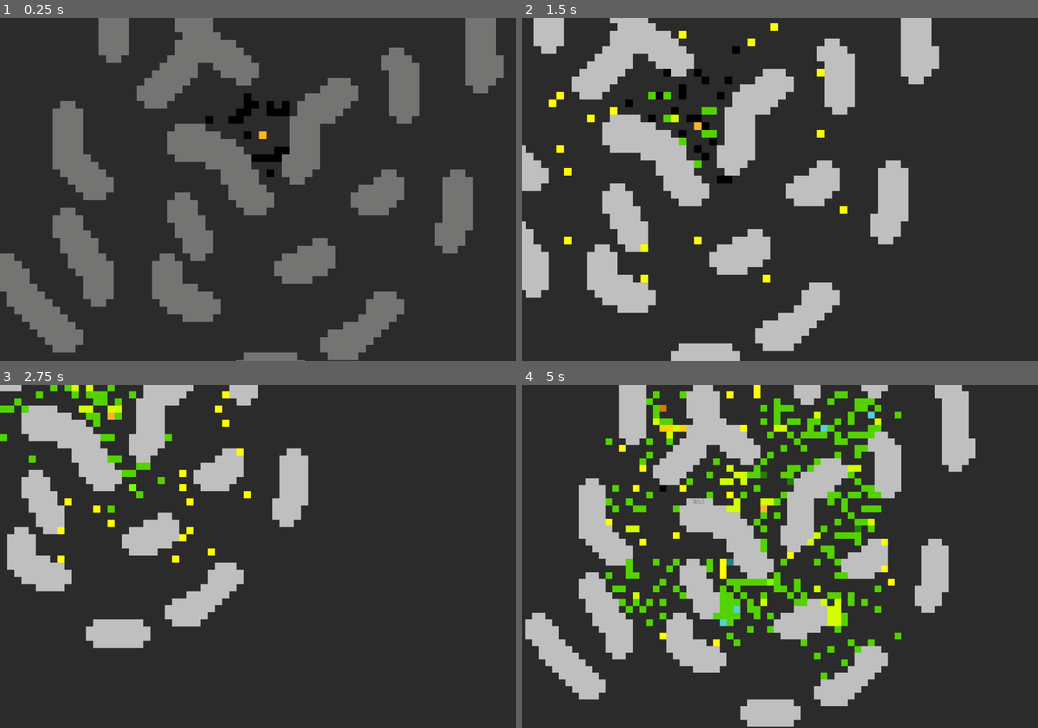
Above: before the commit, frames 1-4 (two rows, left to right).
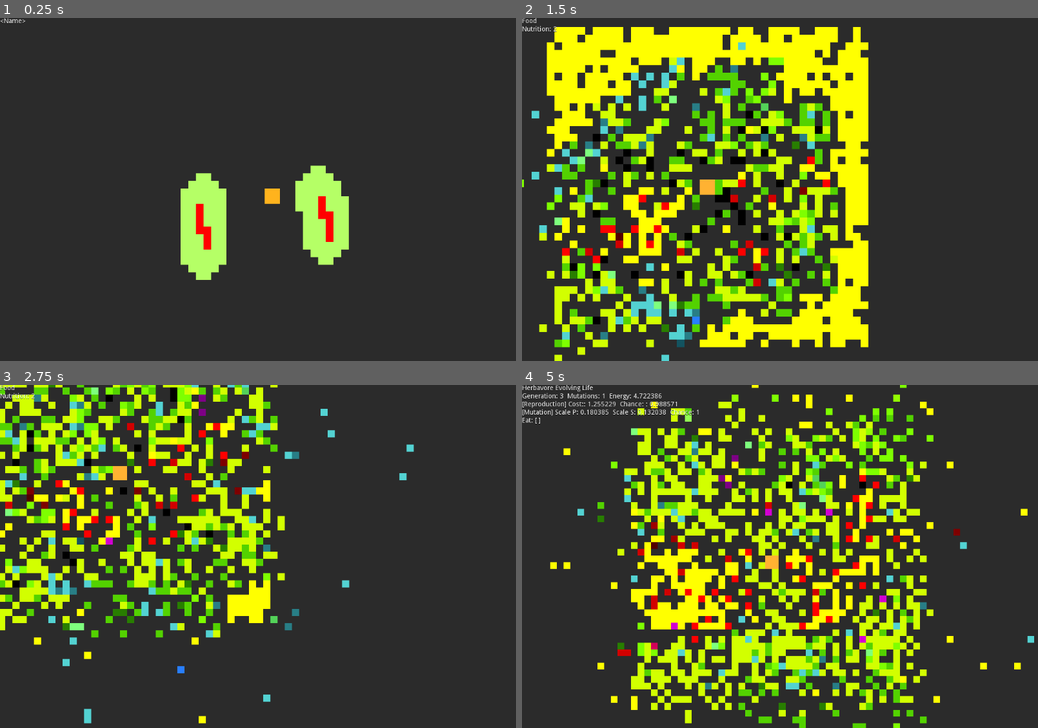
Above: after the commit, the same moments.

Repository: igniseros/Emergence
Game: Godot game, scene res://Sims/Sim.tscn
Two runs of this game, one before a commit and one after it. Both use one fixed random seed, a clock stepped at 60 frames per second and the inputs below.
Inputs (mouse positions are in pixels of both pictures, inside the frame that each line leads up to):
- Up to frame 1 (0.25 s): no input
- Up to frame 2 (1.5 s): tap Enter at 0.5 s; move the mouse to (893, 172) at 0.52 s; hold D 0.53-1.28 s; tap Tab at 0.6 s; click (893, 172) at 0.67 s; tap Space at 0.77 s; move the mouse to (676, 206) at 1.27 s; hold S from 1.28 s (still down); tap Shift at 1.35 s; click (676, 206) at 1.42 s
- Up to frame 3 (2.75 s): tap Space at 1.52 s; move the mouse to (309, 481) at 2.02 s; release S at 2.03 s; hold D from 2.03 s (still down); tap Tab at 2.1 s; click (309, 481) at 2.17 s
- Up to frame 4 (5 s): move the mouse to (754, 625) at 2.77 s; release D at 2.78 s; hold W 2.78-3.53 s; tap Shift at 2.85, 4.35 s; click (754, 625) at 2.92 s; tap Space at 3.02, 3.77, 4.52 s; move the mouse to (934, 607) at 3.52 s; hold A from 3.53 s (still down); tap Tab at 3.6 s; click (934, 607) at 3.67 s; move the mouse to (625, 505) at 4.27 s; click (625, 505) at 4.42 s

The runs differ from the first frame. In frame 1, 29% of the frame differs, in the area x 0-98%, y 0-100%; in frame 2, 45%; in frame 3, 26%; in frame 4, 45%, in the area x 0-100%, y 0-100%.

Commit message:
MASSIVE performance boost

Diff:
--- a/Dots/Parker/Environment/generator_food_2_dot.gd
+++ b/Dots/Parker/Environment/generator_food_2_dot.gd
@@ -1,9 +1,9 @@
 extends PhysDot
 class_name GeneratorFood2Dot
 
-var food_nutrition = 10
+var food_nutrition = 2
 #in food per turn
-var production_chance = .0005
+var production_chance = .01
 
 func _init():
 	#set name
--- a/Dots/Parker/Life/Basic/native__life_dot.gd
+++ b/Dots/Parker/Life/Basic/native__life_dot.gd
@@ -1,9 +1,9 @@
 extends LifeDot
 class_name NativeLifeDot
 
-var reproduction_energy_thresh = .4
-var reproduction_cost = .2
-var death_efficeny = .1
+var reproduction_energy_thresh = 2
+var reproduction_cost = .5
+var death_efficeny = .25
 
 func _init():
 	#set name
@@ -13,8 +13,8 @@
 	color_two = Color(1,1,1)
 	color_three = Color(0,1,0)
 
-	energy = .1
-	efficency = 300
+	energy = reproduction_cost
+	efficency = 160
 
 func tick():
 	var choice = floor(randf()*3)
--- /dev/null
+++ b/Dots/Parker/Life/Evolution 1/carnivor_elife_dot.gd
@@ -0,0 +1,22 @@
+extends EvolvingLifeDot
+class_name CarnivoreEvolvingLifeDot
+
+
+func _init():
+	randomize()
+	#set name
+	name = "Carnivore Evolving Life"
+	#set clors
+	color_one = Color(0,0,0)
+	color_two = Color(0,0,0)
+	color_three = Color(0,0,0)
+
+	energy = reproduction_cost
+	efficency = 50
+	basil_metabolic_rate *= reproduction_cost
+
+	possible_step_list = [StepAttack,StepRandomWalk,StepRandomJump]
+	behavior = Behavior.new()
+	var attack_step = StepAttack.new()
+	attack_step.p = [.8,.8]
+	behavior.steps.append_array([attack_step,StepRandomWalk.new()])
--- a/Dots/Parker/Life/Evolution 1/evolving_life_dot.gd
+++ b/Dots/Parker/Life/Evolution 1/evolving_life_dot.gd
@@ -2,13 +2,13 @@
 class_name EvolvingLifeDot
 
 var behavior : Behavior
-var reproduction_energy_thresh = 2.5
+var reproduction_energy_thresh = 4
 var reproduction_cost = 2
 var death_efficeny = .5
 var reproduction_chance = .5
-var mutation_scale_p = .1
-var mutation_scale_s = .2
-var mutation_chance = .7
+var mutation_scale_p = .9
+var mutation_scale_s = .9
+var mutation_chance = 1
 var generation = 0
 var mutations = 0
 var possible_step_list = [StepEat,StepAttack,StepRandomWalk,StepRandomJump]
@@ -25,32 +25,36 @@
 
 	energy = reproduction_cost
 	efficency = 50
+	basil_metabolic_rate *= reproduction_cost
 
 	behavior = Behavior.new()
 	behavior.steps.append_array([StepEat.new(),StepRandomWalk.new()])
 
 func life_tick():
-	if energy > reproduction_energy_thresh and randf() < reproduction_chance:
-		while energy > reproduction_energy_thresh:
+	if energy > reproduction_cost + reproduction_energy_thresh and randf() < reproduction_chance:
+		while energy > reproduction_cost + reproduction_energy_thresh:
 			if not reproduce(): break
 	else:
 		behavior.step(self)
 
 func reproduce():
 	#look at the box around myself
-	var in_box = PDF.look_at_array(self,PDF.box_around)
-	var i = 0
-	for dot in in_box:
+	var in_box = PDF.look_at_array(self,PDF.box_around_self(3))
+	for m in range(in_box.size()):
+		var i = floor(rand_range(0,in_box.size()))
+		var dot = in_box[i]
 		#find empty spot
 		if not dot is Dot:
 			energy -= reproduction_cost
 			var child = get_script().new() as EvolvingLifeDot
 			child.generation += 1 + generation
 			var newBegavior = Behavior.new()
-			newBegavior.steps =  behavior.steps.duplicate()
+			for step in behavior.steps:
+				step = step as Step
+				newBegavior.steps.append(step.duplicate())
 			child.behavior = newBegavior
 			#set postion
-			child.position = position + PDF.box_around[i]
+			child.position = position + PDF.box_around_self(3)[i]
 			#possibly mutate
 			if randf() <= mutation_chance:
 				child = mutate_child(child)
@@ -77,9 +81,10 @@
 	child.mutations = mutations + 1
 	child.behavior.mutate_steps(mutation_scale_s,possible_step_list)
 	child.behavior.mutate_parameters(mutation_scale_p)
-	child.mutation_scale_s += rand_range(-1*mutation_scale_p,mutation_scale_p) * mutation_scale_p
-	child.mutation_scale_p += rand_range(-1*mutation_scale_p,mutation_scale_p) * mutation_scale_p
-	child.reproduction_chance += rand_range(-1*mutation_scale_p,mutation_scale_p) * mutation_scale_p
-	child.reproduction_cost += rand_range(-1*mutation_scale_p,mutation_scale_p) * mutation_scale_p
-	child.reproduction_energy_thresh *= 1 + rand_range(-1*mutation_scale_p,mutation_scale_p) * mutation_scale_p
+	child.mutation_scale_s = clamp(child.mutation_scale_s + rand_range(-1*mutation_scale_p,mutation_scale_p) * mutation_scale_p,.0001,100)
+	child.mutation_scale_p = clamp(child.mutation_scale_p + rand_range(-1*mutation_scale_p,mutation_scale_p) * mutation_scale_p,.0001,1)
+	child.mutation_chance = clamp(child.mutation_chance +rand_range(-1*mutation_scale_p,mutation_scale_p) * mutation_scale_p,0.0001,1)
+	child.reproduction_chance = clamp(child.reproduction_chance + rand_range(-1*mutation_scale_p,mutation_scale_p) * mutation_scale_p,0.001,1)
+	child.reproduction_cost = clamp(child.reproduction_cost + rand_range(-1*mutation_scale_p,mutation_scale_p) * mutation_scale_p,0.0001,100000)
+	child.reproduction_energy_thresh = 1 + clamp(child.reproduction_energy_thresh + rand_range(-1*mutation_scale_p,mutation_scale_p) * mutation_scale_p,0.0001,10000000)
 	return child
--- /dev/null
+++ b/Dots/Parker/Life/Evolution 1/herbavor_elife_dot.gd
@@ -0,0 +1,20 @@
+extends EvolvingLifeDot
+class_name HerbavoreEvolvingLifeDot
+
+
+func _init():
+	randomize()
+	#set name
+	name = "Herbavore Evolving Life"
+	#set clors
+	color_one = Color(0,0,0)
+	color_two = Color(0,0,0)
+	color_three = Color(0,0,0)
+
+	energy = reproduction_cost
+	efficency = 50
+	basil_metabolic_rate *= reproduction_cost
+
+	possible_step_list = [StepEat,StepRandomWalk,StepRandomJump]
+	behavior = Behavior.new()
+	behavior.steps.append_array([StepEat.new(),StepRandomWalk.new()])
--- a/Parkers Systems/Evolution/Behavioral/Behavior.gd
+++ b/Parkers Systems/Evolution/Behavioral/Behavior.gd
@@ -8,6 +8,12 @@
 	var s = steps[spot] as Step
 	s.play(dot)
 	spot = (spot + 1) % steps.size()
+
+func do(dot : LifeDot):
+	for i in range(steps.size()):
+		if(not dot.alive): break
+		var s = steps[i] as Step
+		s.play(dot)
 
 func mutate_parameters(delta):
 	for step in steps:
--- a/Parkers Systems/Evolution/Behavioral/Step.gd
+++ b/Parkers Systems/Evolution/Behavioral/Step.gd
@@ -1,8 +1,11 @@
 class_name Step
 
-var name = "step"
+func get_name():
+	return "Step"
 
-func _init():
+func _init(p = []):
+	if(p.size() > 0):
+		set_parameters(p)
 	return self
 
 func get_parameters() -> Array:
@@ -17,3 +20,11 @@
 
 func get_color_mod():
 	return Color(0,0,0)
+
+func duplicate():
+	var ret = self.get_script().new()
+	var params = []
+	for p in get_parameters():
+		params.append(p)
+	ret.set_parameters(params)
+	return ret
--- a/Parkers Systems/Evolution/Behavioral/Steps/attack_step.gd
+++ b/Parkers Systems/Evolution/Behavioral/Steps/attack_step.gd
@@ -7,8 +7,8 @@
 #repeats[1,10] and damage[1-15]
 var p = [0.2, 0.2]
 
-func _init():
-	name = "Attack"
+func get_name():
+	return "Attack"
 
 func get_parameters():
 	return p
--- a/Parkers Systems/Evolution/Behavioral/Steps/eat_step.gd
+++ b/Parkers Systems/Evolution/Behavioral/Steps/eat_step.gd
@@ -2,8 +2,8 @@
 class_name StepEat
 
 var p = []
-func _init():
-	name = "Eat"
+func get_name():
+	return "Eat"
 
 func get_parameters():
 	return p
--- a/Parkers Systems/Evolution/Behavioral/Steps/random_jump_step.gd
+++ b/Parkers Systems/Evolution/Behavioral/Steps/random_jump_step.gd
@@ -1,11 +1,11 @@
 extends Step
 class_name StepRandomJump
 
-var scale = 2
+var scale = 4
 
 var p = [0.5,0.5]
-func _init():
-	name = "Random Jump"
+func get_name():
+	return "Random Jump"
 
 func get_parameters():
 	return p
--- a/Parkers Systems/Evolution/Behavioral/Steps/random_walk_step.gd
+++ b/Parkers Systems/Evolution/Behavioral/Steps/random_walk_step.gd
@@ -2,8 +2,8 @@
 class_name StepRandomWalk
 
 var p = []
-func _init():
-	name = "Random Walk"
+func get_name():
+	return "Random Walk"
 
 func get_parameters():
 	return p
--- a/Parkers Systems/Evolution/Behavioral/Steps/wait_step.gd
+++ b/Parkers Systems/Evolution/Behavioral/Steps/wait_step.gd
@@ -2,8 +2,8 @@
 class_name StepWait
 
 var p = []
-func _init():
-	name = "Wait"
+func get_name():
+	return "Wait"
 
 func get_parameters():
 	return p
--- a/Sims/MapViewer.gd
+++ b/Sims/MapViewer.gd
@@ -1,6 +1,8 @@
 extends Sprite
 
 export var grid_node : NodePath
+export var stats : NodePath
+var node
 
 func _ready():
 	set_process(true)
@@ -8,7 +10,7 @@
 func _process(delta):
 	if get_node(grid_node).draw:
 		texture = null
-		set_process(false)
+	update_label()
 
 func _input(event):
 	if event is InputEventMouseButton:
@@ -16,27 +18,46 @@
 		var my = get_local_mouse_position().y
 		mx = floor(mx )
 		my = floor(my)
-		print(Vector2(mx,my))
 
-		var node = Grid.get_at(Vector2(mx,my))
-		if node is Dot :
-			print(node.name)
-			$Stats.set_position(node.position + Vector2(0,-1))
-			$Stats.text = node.name
+		node = Grid.get_at(Vector2(mx,my))
+
+func update_label():
+	if node is Dot:
+			var Stats = get_node(stats) as Label
+			Stats.text = node.name
+			stats_new_line()
 			if(node is EvolvingLifeDot):
 				addEvolvingLifeInfo(node)
 			if(node is FoodDot):
 				addFoodInfo(node)
 
+func add_stat(name, data):
+	var Stats = get_node(stats) as Label
+	Stats.text += str(name) + ": " + str(data) + "  "
+
+func stats_new_line():
+	var Stats = get_node(stats) as Label
+	Stats.text += "\n"
+
 func addEvolvingLifeInfo(node : EvolvingLifeDot):
 	node = node as EvolvingLifeDot
-	$Stats.set_position(node.position + Vector2(0,-3 - node.behavior.steps.size()))
-	$Stats.text += ", energy: " + str(node.energy) + "\n Generation: " + str(node.generation)  + " Age: " + str(node.time) + "\n Mutations: " + str(node.mutations)
+	add_stat("Generation", node.generation)
+	add_stat("Mutations", node.mutations)
+	add_stat("Energy", node.energy)
+	stats_new_line()
+	add_stat("[Reproduction] Cost:", node.reproduction_cost)
+	add_stat("Chance: ", node.reproduction_chance)
+	stats_new_line()
+	add_stat("[Mutation] Scale P", node.mutation_scale_p)
+	add_stat("Scale S", node.mutation_scale_s)
+	add_stat("Chance", node.mutation_chance)
 	for i in range(node.behavior.steps.size()):
 		var step = node.behavior.steps[i] as Step
-		$Stats.text += "\n " + str(node.behavior.steps[i].name)
+		stats_new_line()
+		var p_string = "[ "
 		for p in step.get_parameters():
-			$Stats.text += " [" + str(p) + "] "
+			p_string += str(p) + " "
+		add_stat(step.get_name(), p_string + "] ")
 
 func addFoodInfo(node: FoodDot):
-	$Stats.text += ": " + str(node.nutrition)
+	add_stat("Nutrition", node.nutrition)
--- a/Sims/Sim.tscn
+++ b/Sims/Sim.tscn
@@ -17,18 +17,7 @@
 centered = false
 script = ExtResource( 5 )
 grid_node = NodePath("../GridNode")
-
-[node name="Stats" type="Label" parent="MapViewer"]
-margin_right = 40.0
-margin_bottom = 14.0
-rect_scale = Vector2( 0.06, 0.06 )
-custom_colors/font_outline_modulate = Color( 0, 0, 0, 1 )
-custom_colors/font_color_shadow = Color( 0, 0, 0, 1 )
-custom_constants/shadow_offset_x = 0
-text = "<Name>"
-__meta__ = {
-"_edit_use_anchors_": false
-}
+stats = NodePath("../CanvasLayer/Stats")
 
 [node name="GridNode" type="Node2D" parent="."]
 scale = Vector2( 8, 8 )
@@ -39,10 +28,9 @@
 size_x = 2048
 size_y = 2048
 cheap_draw = true
-draw_per = 20
 
 [node name="Camera2D" type="Camera2D" parent="."]
-position = Vector2( 1607, 2909 )
+position = Vector2( 1713, 2489 )
 current = true
 zoom = Vector2( 0.5, 0.5 )
 smoothing_enabled = true
@@ -53,4 +41,17 @@
 wait_time = 0.5
 autostart = true
 
+[node name="CanvasLayer" type="CanvasLayer" parent="."]
+
+[node name="Stats" type="Label" parent="CanvasLayer"]
+margin_right = 54.0
+margin_bottom = 14.0
+custom_colors/font_outline_modulate = Color( 0, 0, 0, 1 )
+custom_colors/font_color_shadow = Color( 0, 0, 0, 1 )
+custom_constants/shadow_offset_x = 0
+text = "<Name>"
+__meta__ = {
+"_edit_use_anchors_": false
+}
+
 [connection signal="timeout" from="TickTimer" to="." method="_on_TickTimer_timeout"]
--- a/grid_node.gd
+++ b/grid_node.gd
@@ -80,18 +80,15 @@
 	if not draw:
 		return
 
-	for line in Grid.grid:
-		for dot in line:
-			if(dot is Dot):
-				dot = dot as Dot
-				if not dot.name == "Dot":
-					var square1 = Rect2(Vector2(dot.position.x,dot.position.y),Vector2(1,1))
-					draw_rect(square1,dot.color_one)
-					if(not cheap_draw):
-						var square2 = Rect2(Vector2(dot.position.x + .16,dot.position.y + .16),Vector2(.66,.66))
-						var square3 = Rect2(Vector2(dot.position.x + .45,dot.position.y + .45),Vector2(.1,.1))
-						draw_rect(square2,dot.color_two)
-						draw_rect(square3,dot.color_three)
+	for dot in dot_register:
+		if not dot.name == "Dot":
+			var square1 = Rect2(Vector2(dot.position.x,dot.position.y),Vector2(1,1))
+			draw_rect(square1,dot.color_one)
+			if(not cheap_draw):
+				var square2 = Rect2(Vector2(dot.position.x + .16,dot.position.y + .16),Vector2(.66,.66))
+				var square3 = Rect2(Vector2(dot.position.x + .45,dot.position.y + .45),Vector2(.1,.1))
+				draw_rect(square2,dot.color_two)
+				draw_rect(square3,dot.color_three)
 
 #ticks the grid
 func tick():
--- a/project.godot
+++ b/project.godot
@@ -14,6 +14,11 @@
 "language": "GDScript",
 "path": "res://Parkers Systems/Evolution/Behavioral/Behavior.gd"
 }, {
+"base": "EvolvingLifeDot",
+"class": "CarnivoreEvolvingLifeDot",
+"language": "GDScript",
+"path": "res://Dots/Parker/Life/Evolution 1/carnivor_elife_dot.gd"
+}, {
 "base": "PhysDot",
 "class": "CrawlDot",
 "language": "GDScript",
@@ -48,6 +53,11 @@
 "class": "GeneratorFoodDot",
 "language": "GDScript",
 "path": "res://Dots/Parker/Environment/generator_food_dot.gd"
+}, {
+"base": "EvolvingLifeDot",
+"class": "HerbavoreEvolvingLifeDot",
+"language": "GDScript",
+"path": "res://Dots/Parker/Life/Evolution 1/herbavor_elife_dot.gd"
 }, {
 "base": "CrawlDot",
 "class": "KillerCrawlDot",
@@ -116,6 +126,7 @@
 } ]
 _global_script_class_icons={
 "Behavior": "",
+"CarnivoreEvolvingLifeDot": "",
 "CrawlDot": "",
 "CrawlFriendDot": "",
 "Dot": "",
@@ -123,6 +134,7 @@
 "FoodDot": "",
 "GeneratorFood2Dot": "",
 "GeneratorFoodDot": "",
+"HerbavoreEvolvingLifeDot": "",
 "KillerCrawlDot": "",
 "KillerCrawlFriendDot": "",
 "KillerWallDot": "",
--- a/the_great_connection.gd
+++ b/the_great_connection.gd
@@ -2,7 +2,7 @@
 #todo - figure how to extend
 var XD = {"dot" : Dot, "wall" : WallDot, "food" : FoodDot, "crawl" : CrawlDot}
 var COLOR = {Color("#757574") : WallDot, Color("#ffff00") : FoodDot, Color("#ff00ff") : CrawlDot, Color("#f087f3") : CrawlFriendDot,
-Color("#b6ff67") : NativeLifeDot, Color("#ffb41e"): GeneratorFood2Dot, Color("#ff0000") : KillerWallDot, Color("ff0080") : KillerCrawlDot, Color("ff6c80"): KillerCrawlFriendDot,
+Color("#b6ff67") : HerbavoreEvolvingLifeDot, Color("#ffb41e"): GeneratorFood2Dot, Color("#ff0000") : CarnivoreEvolvingLifeDot, Color("ff0080") : KillerCrawlDot, Color("ff6c80"): KillerCrawlFriendDot,
 Color("#000000") : EvolvingLifeDot}
 
 func add_color_connection(color,dot):
Binary file changed: Maps/Parker/Life/life_011.png
